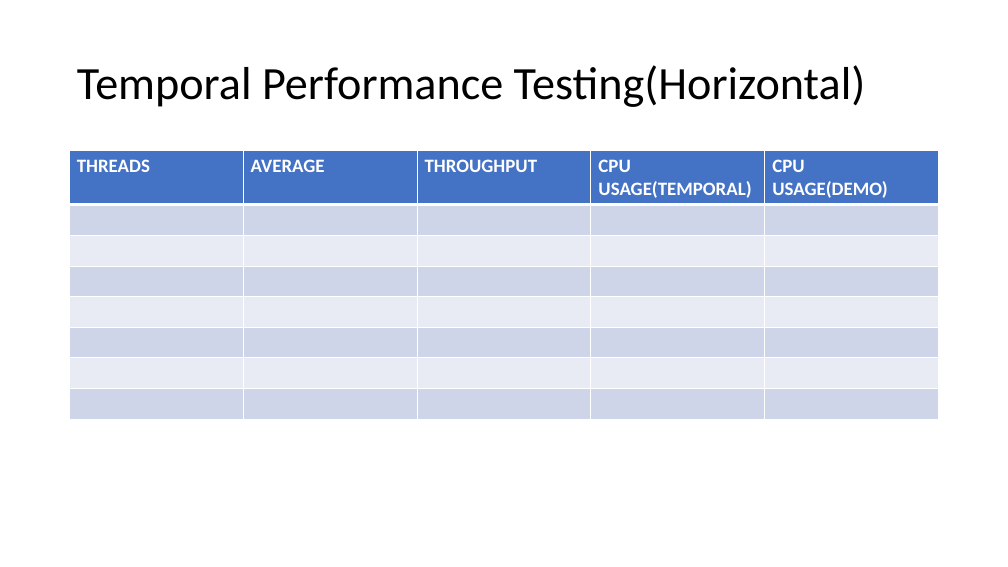
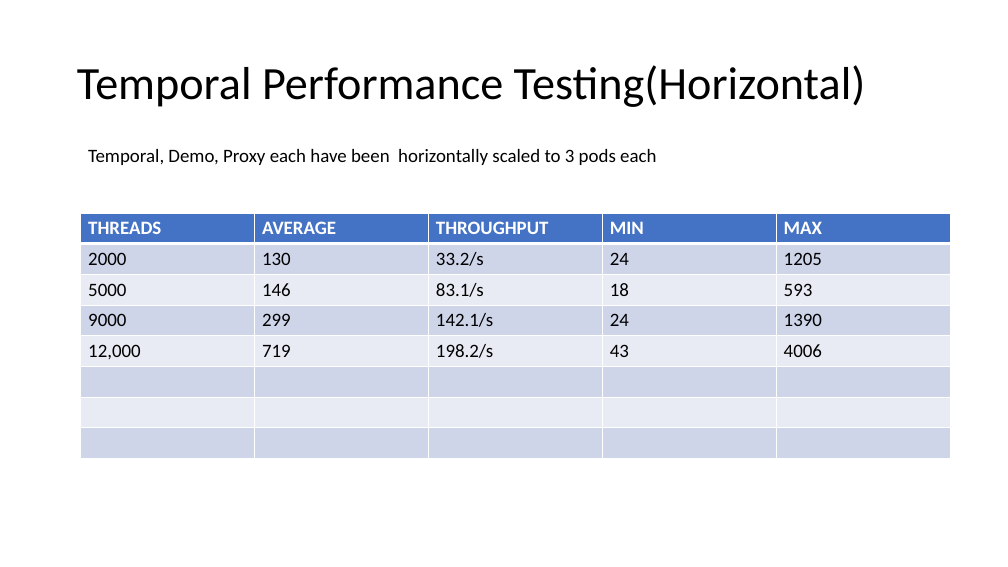
Before and after one commit to skarmanya/Temporal, a slide deck: slide 2 of TemporalPPT.pptx (slide 3 before the commit). Drawn at 1008x567 pixels with LibreOffice and Linux fonts; fonts in the diff are those of the drawing. Boxes give left, top, right and bottom in pixels: in the first picture for what was removed or moved away, otherwise in the second. Text is boxed around its words. In the diff, an @@ line names an element or a change of style, - is before the commit and + after.

```diff
--- a/TemporalPPT.pptx
+++ b/TemporalPPT.pptx
@@ text added at [88,149,656,165], 18 pt, text #000000 @@
+Temporal, Demo, Proxy each have been horizontally scaled to 3 pods each
@@ table at [81,213,951,458] @@
-row 1: THREADS | AVERAGE | THROUGHPUT | CPU USAGE(TEMPORAL) | CPU / USAGE(DEMO)
+row 1: THREADS | AVERAGE | THROUGHPUT | MIN | MAX
+row 2: 2000 | 130 | 33.2/s | 24 | 1205
+row 3: 5000 | 146 | 83.1/s | 18 | 593
+row 4: 9000 | 299 | 142.1/s | 24 | 1390
+row 5: 12,000 | 719 | 198.2/s | 43 | 4006
-row 5:  |  |  |  | 
-row 6:  |  |  |  | 
-row 7:  |  |  |  | 
-row 8:  |  |  |  | 
@@ table: place and size @@
-table at [70,151,939,419]
+table at [81,213,951,458]
```
Also in this commit, not shown: 1 slide removed, 8 other files.
